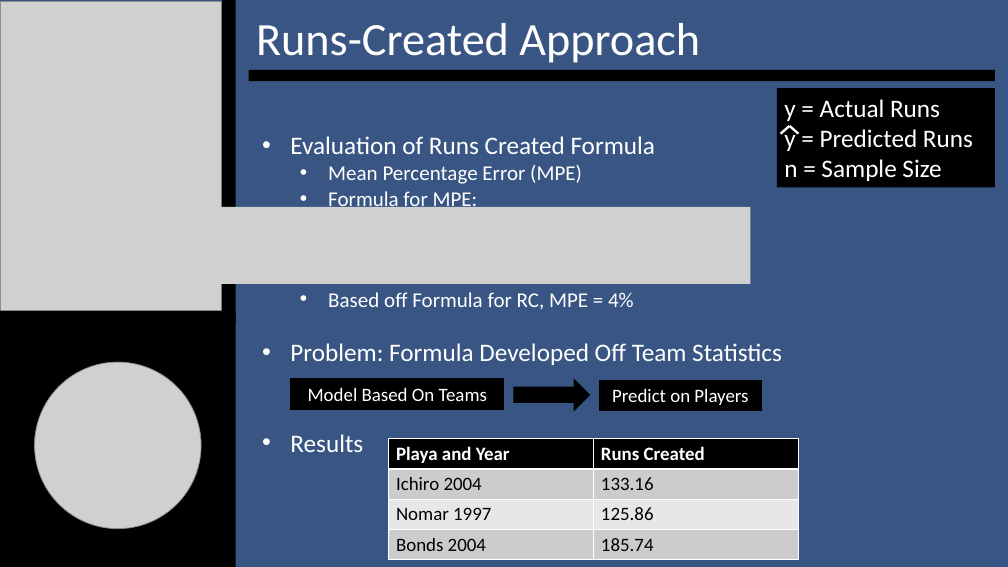
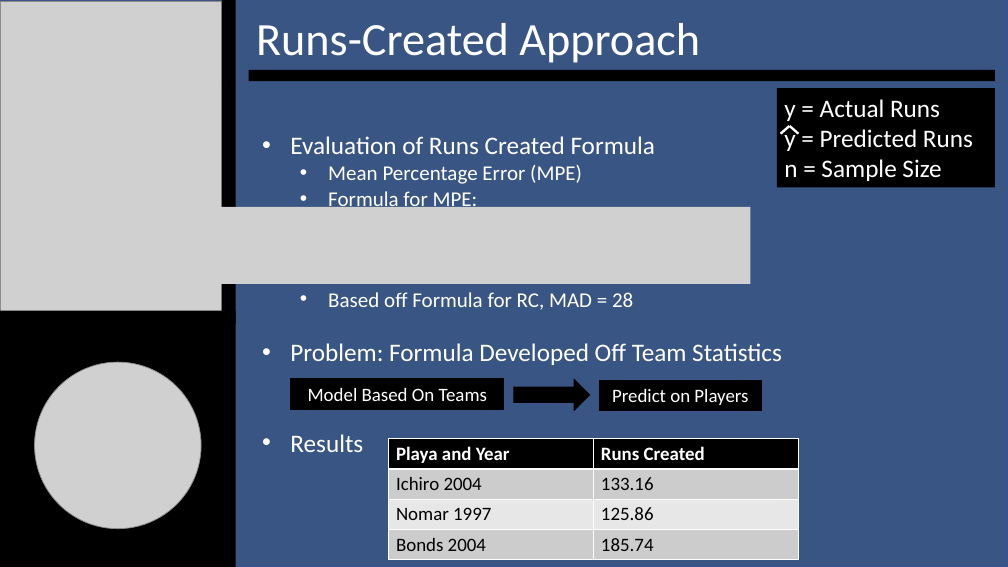
Before and after one commit to SuperMarioGiacomazzo/STOR538_WEBSITE, a slide deck: slide 7 of Slides/Baseball 2/Baseball_2_Lecture.pptx. Drawn at 1008x567 pixels with LibreOffice and Linux fonts; fonts in the diff are those of the drawing; grey boxes stand for pictures. Boxes give left, top, right and bottom in pixels: in the first picture for what was removed or moved away, otherwise in the second. Text is boxed around its words. In the diff, an @@ line names an element or a change of style, - is before the commit and + after.

```diff
--- a/Slides/Baseball 2/Baseball_2_Lecture.pptx
+++ b/Slides/Baseball 2/Baseball_2_Lecture.pptx
@@ text at box(328, 292, 633, 310): text changed @@
-  • Based off Formula for RC, MPE = 4%
+  • Based off Formula for RC, MAD = 28
```
Also in this commit, not shown: 1 other slide changed, 3 other files.
